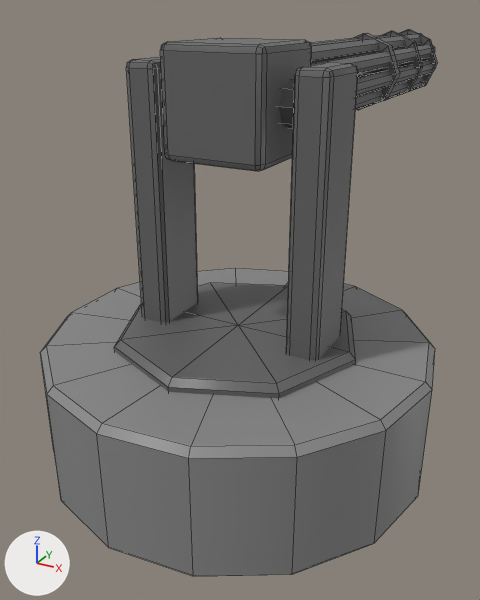
What one commit did to the FBX model Assets/Models/GatlingTower.fbx.
Camera for both pictures: a 50 mm camera at (0.89, -1.61, 1.33) aimed at (-0.16, 0.3, 0.37). Every picture has the same lights, and +X, +Y and +Z are marked at lower left. Mesh edges are drawn as thin lines. Where no turn or scale is listed for an object, it has been applied to the vertices.

The first picture shows 'RotateBarrels', 'RotateX', 'RotateY', 'TurretBase'.
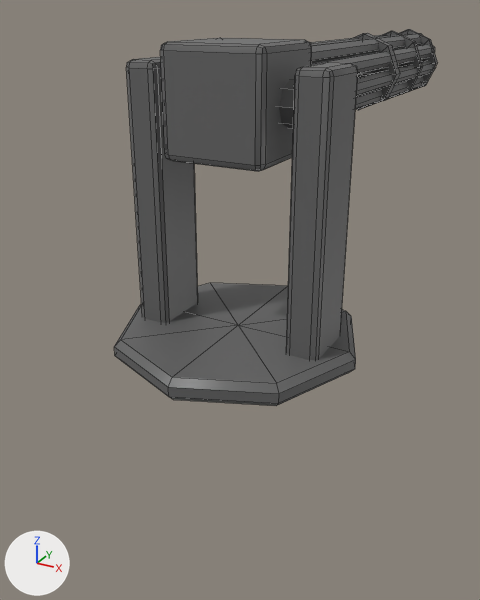
Where the change shows, as pixel boxes [x1, y1, x2, y2] in the pictures (480 x 600 px):
'TurretBase', deleted: before [40, 268, 435, 576]

What changed in the scene script:
```text
Remove ob_turretbase:
    ob_turretbase = bpy.data.objects.new('TurretBase', me_mesh)
    ob_turretbase.location = (0.0, 0.0, 0.2)
```
